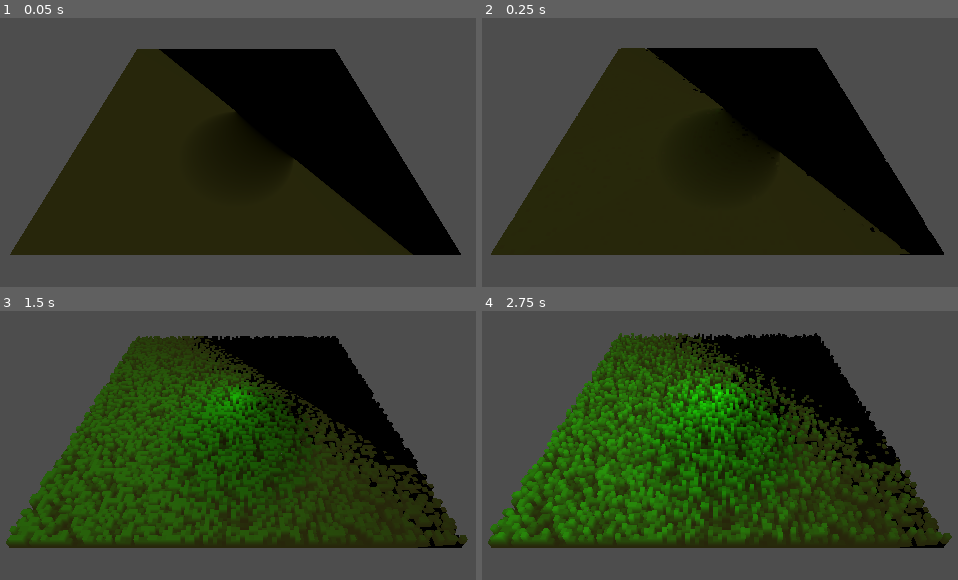
Above: before the commit, frames 1-4 (two rows, left to right).
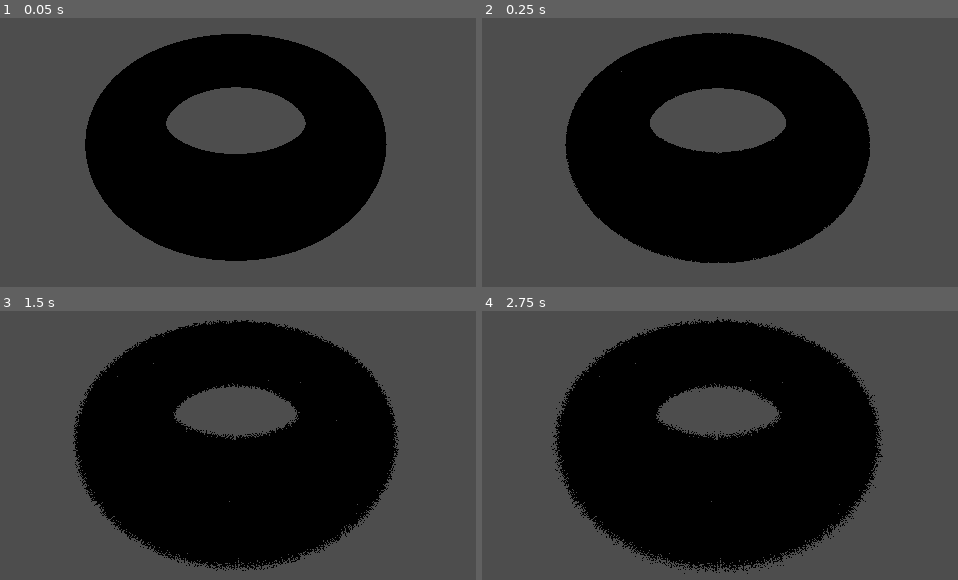
Above: after the commit, the same moments.

Repository: Neokoldstudio/shell-texturing
Game: Godot game, scene res://testScene.tscn
Same seed, same stepped clock (60 frames per second), same inputs: the game is played once before the commit and once after it.
Inputs:
- Up to frame 1 (0.05 s): no input
- Up to frame 2 (0.25 s): no input
- Up to frame 3 (1.5 s): no input
- Up to frame 4 (2.75 s): no input

The runs differ from the first frame. In frame 1, 42% of the frame differs, in the area x 2-97%, y 5-91%; in frame 2, 43%; in frame 3, 51%; in frame 4, 53%, in the area x 1-99%, y 2-98%.

Commit message:
grass strands are now grass shaped

Diff:
--- a/Shell.gdshader
+++ b/Shell.gdshader
@@ -6,6 +6,7 @@
 uniform float _ShellCount = 16;
 uniform float _ShellLength = 0.01;
 uniform float _ShellDistanceAttenuation = 2;
+uniform float _Thickness = 1;
 
 float rand(vec2 uv){
     return fract(sin(dot(uv, vec2(12.9898, 78.233))) * 43758.5453);
@@ -20,13 +21,14 @@
 
 void fragment() {
 
-	vec2 new_UV = floor(UV*_Dentsity);
-	vec2 DistFromCenter = 2.0*new_UV-1.0;
-	float rng = rand(new_UV);
+	vec2 new_UV = UV*_Dentsity;
+	vec2 LocalUV = 2.0*fract(new_UV)-1.0;
+	float dst = length(LocalUV);
+	float rng = rand(floor(new_UV));
 	float h = _ShellIndex / _ShellCount;
 
-	if(rng>h || h == 0.0){
-		ALBEDO = vec3(0.0,1.0,0.0)*h;
+	if(dst>_Thickness*(rng-h) && h != 0.0){
+		discard;
 	}
-	else {discard;}
+	else{ALBEDO = vec3(1.0,0.0,1.0)*h;}
 }
--- a/shells.tscn
+++ b/shells.tscn
@@ -2,17 +2,18 @@
 
 [ext_resource type="Shader" path="res://Shell.gdshader" id="1_uiu8l"]
 
-[sub_resource type="PlaneMesh" id="PlaneMesh_inwyc"]
+[sub_resource type="TorusMesh" id="TorusMesh_tbd3u"]
 
 [sub_resource type="ShaderMaterial" id="ShaderMaterial_xtcc6"]
 render_priority = 0
 shader = ExtResource("1_uiu8l")
-shader_parameter/_Dentsity = 100.0
+shader_parameter/_Dentsity = 500.0
 shader_parameter/_ShellIndex = 0.0
-shader_parameter/_ShellCount = 16.0
+shader_parameter/_ShellCount = 256.0
 shader_parameter/_ShellLength = 0.1
-shader_parameter/_ShellDistanceAttenuation = 2.0
+shader_parameter/_ShellDistanceAttenuation = 1.0
+shader_parameter/_Thickness = 2.0
 
 [node name="Shells" type="MeshInstance3D"]
-mesh = SubResource("PlaneMesh_inwyc")
+mesh = SubResource("TorusMesh_tbd3u")
 surface_material_override/0 = SubResource("ShaderMaterial_xtcc6")
--- a/testScene.tscn
+++ b/testScene.tscn
@@ -9,6 +9,7 @@
 
 [node name="DirectionalLight3D" type="DirectionalLight3D" parent="Camera3D"]
 transform = Transform3D(0.989111, 0, -0.147171, 0.0419268, 0.958562, 0.281783, 0.141072, -0.284885, 0.948124, -0.0359309, -0.0364811, -0.0667784)
+visible = false
 light_color = Color(1, 0.988235, 0.454902, 1)
 metadata/_edit_group_ = true
 
